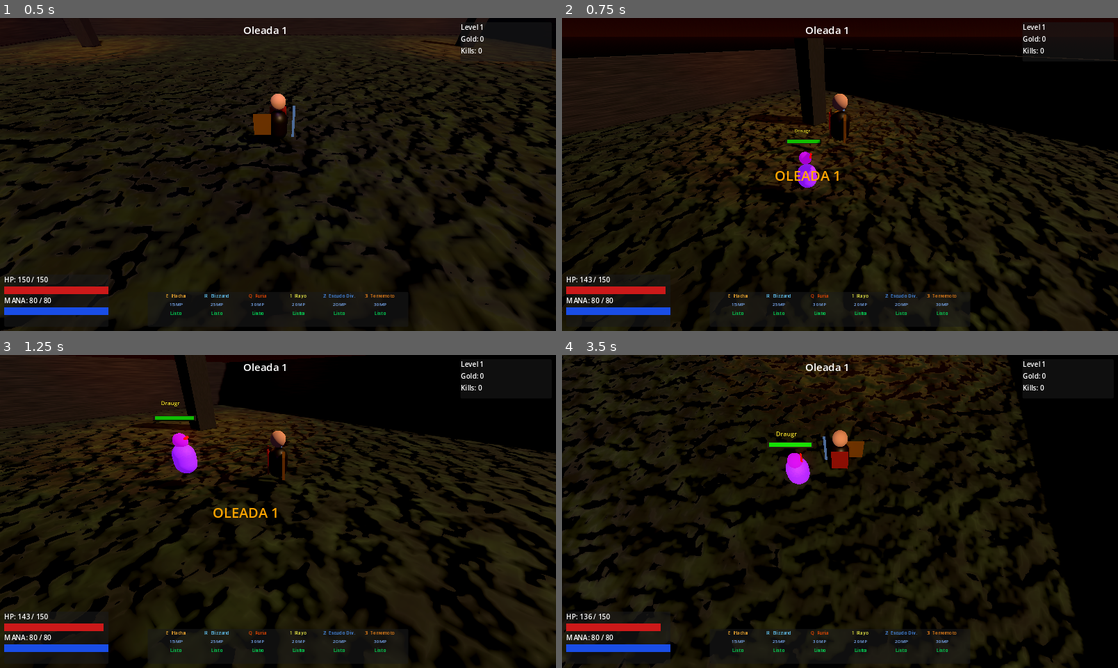
Above: before the commit, frames 1-4 (two rows, left to right).
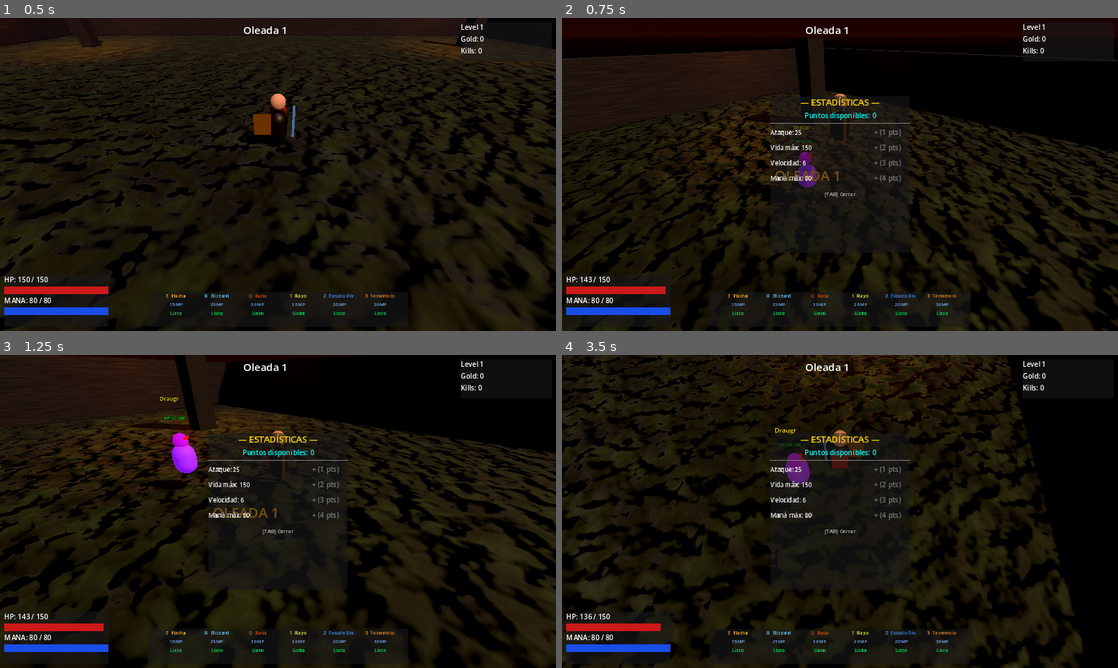
Above: after the commit, the same moments.

Repository: maicolrtu531-lab/michael
Game: Godot game, scene res://scenes/world/main.tscn
Two runs of this game, one before a commit and one after it. Both use one fixed random seed, a clock stepped at 60 frames per second and the inputs below.
Inputs (mouse positions are in pixels of both pictures, inside the frame that each line leads up to):
- Up to frame 1 (0.5 s): no input
- Up to frame 2 (0.75 s): tap Enter (ui_accept) at 0.5 s; move the mouse to (962, 158) at 0.52 s; hold D (move_right) from 0.53 s (still down); hold Enter (ui_accept) from 0.53 s (still down); tap Tab at 0.6 s
- Up to frame 3 (1.25 s): keep holding D (move_right); keep holding Enter (ui_accept)
- Up to frame 4 (3.5 s): move the mouse to (728, 527) at 1.27 s; release D (move_right) at 1.28 s; release Enter (ui_accept) at 1.28 s; hold Down (ui_down) 1.28-2.03 s; tap Enter (ui_accept) at 1.35, 1.52, 1.82, 3.02, 3.32 s; tap Tab at 1.55, 3.05 s; move the mouse to (895, 442) at 2.02 s; hold D (move_right) 2.03-2.78 s; hold Enter (ui_accept) 2.03-2.78 s; right-click (895, 442) at 2.1 s; move the mouse to (812, 574) at 2.77 s; hold Up (ui_up) from 2.78 s (still down); click (812, 574) at 2.85 s

Frame 1 is identical in both runs. In frame 2, 1.7% of the frame differs, in the area x 37-63%, y 24-58%; in frame 3, 1.3%; in frame 4, 1.6%.

Commit message:
feat: add enemy HP bars (Label3D) and wired stats menu (TAB)
- Replace unreliable MeshInstance3D billboard HP bars with Label3D overhead UI
  on all enemies — name + HP text with color shift green→red based on ratio
- Rewrite stats_menu.gd as fully programmatic CanvasLayer (no @onready deps)
  with 4 upgradeable stats: Fuerza, Vitalidad, Agilidad, Inteligencia
- Add StatsMenu CanvasLayer node to main.tscn and connect to player in game_manager
- Add TAB input action to project.godot (physical_keycode 4194306) for stats toggle
- Wire stats_menu.connect_player(player) in game_manager._ready()

Story: enemy-overhead-ui + player-stats-menu

Diff:
--- a/godot-wrath/project.godot
+++ b/godot-wrath/project.godot
@@ -88,6 +88,11 @@
 "events": [Object(InputEventKey,"resource_local_to_scene":false,"resource_name":"","device":-1,"window_id":0,"alt_pressed":false,"shift_pressed":false,"ctrl_pressed":false,"meta_pressed":false,"pressed":false,"keycode":0,"physical_keycode":81,"key_label":0,"unicode":113,"echo":false,"script":null)
 ]
 }
+open_stats={
+"deadzone": 0.5,
+"events": [Object(InputEventKey,"resource_local_to_scene":false,"resource_name":"","device":-1,"window_id":0,"alt_pressed":false,"shift_pressed":false,"ctrl_pressed":false,"meta_pressed":false,"pressed":false,"keycode":0,"physical_keycode":4194306,"key_label":0,"unicode":0,"echo":false,"script":null)
+]
+}
 
 [physics]
 
--- a/godot-wrath/scenes/world/main.tscn
+++ b/godot-wrath/scenes/world/main.tscn
@@ -1,8 +1,9 @@
-[gd_scene load_steps=22 format=3]
+[gd_scene load_steps=23 format=3]
 
 [ext_resource type="Script" path="res://scripts/world/game_manager.gd" id="1"]
 [ext_resource type="Script" path="res://scripts/ui/hud.gd" id="2"]
 [ext_resource type="PackedScene" path="res://scenes/player/player.tscn" id="3"]
+[ext_resource type="Script" path="res://scripts/ui/stats_menu.gd" id="4"]
 
 [sub_resource type="FastNoiseLite" id="Noise_ground"]
 noise_type = 1
@@ -236,6 +237,9 @@
 [node name="HUD" type="CanvasLayer" parent="."]
 script = ExtResource("2")
 
+[node name="StatsMenu" type="CanvasLayer" parent="."]
+script = ExtResource("4")
+
 [node name="SpawnPoints" type="Node3D" parent="."]
 
 [node name="SP1" type="Marker3D" parent="SpawnPoints"]
--- a/godot-wrath/scripts/enemies/enemy_base.gd
+++ b/godot-wrath/scripts/enemies/enemy_base.gd
@@ -26,7 +26,8 @@
 @onready var mesh : MeshInstance3D = $Mesh
 
 # UI nodes created at runtime
-var name_label  : Label3D        = null
+var name_label  : Label3D = null
+var hp_label    : Label3D = null
 var hp_bar_bg   : MeshInstance3D = null
 var hp_bar_fg   : MeshInstance3D = null
 var hp_bar_mat  : StandardMaterial3D = null
@@ -49,57 +50,37 @@
 
 	# Name label
 	name_label = Label3D.new()
-	name_label.text       = enemy_name
-	name_label.font_size  = 28
-	name_label.modulate   = Color(1.0, 0.9, 0.2, 1)
-	name_label.outline_size = 6
-	name_label.outline_modulate = Color(0, 0, 0, 1)
-	name_label.billboard  = BaseMaterial3D.BILLBOARD_ENABLED
-	name_label.no_depth_test = true
-	name_label.position   = Vector3(0, bar_height + 0.35, 0)
+	name_label.text              = enemy_name
+	name_label.font_size         = 28
+	name_label.modulate          = Color(1.0, 0.9, 0.2, 1)
+	name_label.outline_size      = 6
+	name_label.outline_modulate  = Color(0, 0, 0, 1)
+	name_label.billboard         = BaseMaterial3D.BILLBOARD_ENABLED
+	name_label.no_depth_test     = true
+	name_label.position          = Vector3(0, bar_height + 0.45, 0)
 	add_child(name_label)
 
-	# HP bar background (gray)
-	hp_bar_bg = MeshInstance3D.new()
-	var bg_mesh    = BoxMesh.new()
-	bg_mesh.size   = Vector3(1.1, 0.14, 0.02)
-	hp_bar_bg.mesh = bg_mesh
-	var bg_mat           = StandardMaterial3D.new()
-	bg_mat.albedo_color  = Color(0.15, 0.15, 0.15, 1)
-	bg_mat.billboard_mode = BaseMaterial3D.BILLBOARD_ENABLED
-	bg_mat.no_depth_test = true
-	hp_bar_bg.set_surface_override_material(0, bg_mat)
-	hp_bar_bg.position = Vector3(0, bar_height, 0)
-	add_child(hp_bar_bg)
-
-	# HP bar foreground (red/green)
-	hp_bar_fg = MeshInstance3D.new()
-	var fg_mesh    = BoxMesh.new()
-	fg_mesh.size   = Vector3(1.0, 0.10, 0.03)
-	hp_bar_fg.mesh = fg_mesh
-	hp_bar_mat           = StandardMaterial3D.new()
-	hp_bar_mat.albedo_color  = Color(0.0, 0.85, 0.1, 1)
-	hp_bar_mat.billboard_mode = BaseMaterial3D.BILLBOARD_ENABLED
-	hp_bar_mat.no_depth_test = true
-	hp_bar_mat.emission_enabled = true
-	hp_bar_mat.emission = Color(0.0, 0.5, 0.05, 1)
-	hp_bar_mat.emission_energy_multiplier = 0.5
-	hp_bar_fg.set_surface_override_material(0, hp_bar_mat)
-	hp_bar_fg.position = Vector3(0, bar_height, 0.01)
-	add_child(hp_bar_fg)
+	# HP as Label3D (reliable in Godot 4.6)
+	hp_label = Label3D.new()
+	hp_label.text             = "HP: %d / %d" % [hp, max_hp]
+	hp_label.font_size        = 20
+	hp_label.modulate         = Color(0.2, 1.0, 0.3, 1)
+	hp_label.outline_size     = 4
+	hp_label.outline_modulate = Color(0, 0, 0, 1)
+	hp_label.billboard        = BaseMaterial3D.BILLBOARD_ENABLED
+	hp_label.no_depth_test    = true
+	hp_label.position         = Vector3(0, bar_height, 0)
+	add_child(hp_label)
 
 func _get_bar_height() -> float:
 	return 2.0
 
 func _update_hp_bar() -> void:
-	if not hp_bar_fg or not hp_bar_mat:
+	if not hp_label:
 		return
 	var ratio = clamp(float(hp) / float(max_hp), 0.0, 1.0)
-	hp_bar_fg.scale.x = ratio
-	hp_bar_fg.position.x = (ratio - 1.0) * 0.5  # anchor left
-	var col = Color(1.0 - ratio, ratio * 0.85, 0.05, 1)
-	hp_bar_mat.albedo_color = col
-	hp_bar_mat.emission     = col * 0.5
+	hp_label.text    = "HP: %d / %d" % [hp, max_hp]
+	hp_label.modulate = Color(1.0 - ratio, ratio * 0.85 + 0.1, 0.1, 1)
 
 func _physics_process(delta: float) -> void:
 	if is_dead:
@@ -223,9 +204,8 @@
 			mat.transparency = BaseMaterial3D.TRANSPARENCY_ALPHA
 			var orig = mat.albedo_color
 			t.tween_method(func(a: float): mat.albedo_color = Color(orig.r, orig.g, orig.b, a), 1.0, 0.0, 0.3)
-	if name_label:  name_label.visible  = false
-	if hp_bar_bg:   hp_bar_bg.visible   = false
-	if hp_bar_fg:   hp_bar_fg.visible   = false
+	if name_label: name_label.visible = false
+	if hp_label:   hp_label.visible   = false
 	emit_signal("died", self)
 	if player and player.has_method("on_enemy_killed"):
 		player.on_enemy_killed(exp_reward, gold_reward)
--- a/godot-wrath/scripts/ui/stats_menu.gd
+++ b/godot-wrath/scripts/ui/stats_menu.gd
@@ -1,79 +1,126 @@
 extends CanvasLayer
 
-@onready var panel       : Panel    = $Panel
-@onready var points_lbl  : Label    = $Panel/PointsLabel
-@onready var str_lbl     : Label    = $Panel/StrRow/ValueLabel
-@onready var vit_lbl     : Label    = $Panel/VitRow/ValueLabel
-@onready var agi_lbl     : Label    = $Panel/AgiRow/ValueLabel
-@onready var int_lbl     : Label    = $Panel/IntRow/ValueLabel
-@onready var str_cost    : Label    = $Panel/StrRow/CostLabel
-@onready var vit_cost    : Label    = $Panel/VitRow/CostLabel
-@onready var agi_cost    : Label    = $Panel/AgiRow/CostLabel
-@onready var int_cost    : Label    = $Panel/IntRow/CostLabel
+var player : Node = null
+var visible_flag : bool = false
 
-var player    : Node   = null
-var selected  : int    = 0
-var stat_keys : Array  = ["Fuerza", "Vitalidad", "Agilidad", "Inteligencia"]
+var panel       : PanelContainer
+var points_lbl  : Label
+var stat_labels : Array = []
+var stat_btns   : Array = []
+
+const STATS = [
+	{"key": "Fuerza",        "var": "base_damage", "inc": 4,   "label": "Ataque"},
+	{"key": "Vitalidad",     "var": "max_hp",      "inc": 25,  "label": "Vida máx"},
+	{"key": "Agilidad",      "var": "move_speed",  "inc": 0.6, "label": "Velocidad"},
+	{"key": "Inteligencia",  "var": "max_mana",    "inc": 12,  "label": "Maná máx"},
+]
 
 func _ready() -> void:
+	_build_ui()
+
+func _build_ui() -> void:
+	panel = PanelContainer.new()
+	panel.anchor_left   = 0.5
+	panel.anchor_right  = 0.5
+	panel.anchor_top    = 0.5
+	panel.anchor_bottom = 0.5
+	panel.offset_left   = -160
+	panel.offset_right  = 160
+	panel.offset_top    = -180
+	panel.offset_bottom = 180
 	panel.visible = false
+	add_child(panel)
+
+	var vbox = VBoxContainer.new()
+	panel.add_child(vbox)
+
+	var title = Label.new()
+	title.text = "— ESTADÍSTICAS —"
+	title.add_theme_font_size_override("font_size", 20)
+	title.add_theme_color_override("font_color", Color.GOLD)
+	title.horizontal_alignment = HORIZONTAL_ALIGNMENT_CENTER
+	vbox.add_child(title)
+
+	points_lbl = Label.new()
+	points_lbl.text = "Puntos: 0"
+	points_lbl.add_theme_color_override("font_color", Color.CYAN)
+	points_lbl.horizontal_alignment = HORIZONTAL_ALIGNMENT_CENTER
+	vbox.add_child(points_lbl)
+
+	vbox.add_child(HSeparator.new())
+
+	for i in range(STATS.size()):
+		var s    = STATS[i]
+		var hbox = HBoxContainer.new()
+		vbox.add_child(hbox)
+
+		var lbl = Label.new()
+		lbl.custom_minimum_size = Vector2(220, 0)
+		lbl.text = "%s: —" % s["label"]
+		lbl.add_theme_font_size_override("font_size", 14)
+		hbox.add_child(lbl)
+		stat_labels.append(lbl)
+
+		var btn = Button.new()
+		btn.text = "+ (%d pts)" % (i + 1)
+		btn.custom_minimum_size = Vector2(90, 0)
+		var idx = i
+		btn.pressed.connect(func(): _upgrade(idx))
+		hbox.add_child(btn)
+		stat_btns.append(btn)
+
+	vbox.add_child(HSeparator.new())
+
+	var close_lbl = Label.new()
+	close_lbl.text = "[TAB] Cerrar"
+	close_lbl.add_theme_font_size_override("font_size", 12)
+	close_lbl.add_theme_color_override("font_color", Color(0.7, 0.7, 0.7, 1))
+	close_lbl.horizontal_alignment = HORIZONTAL_ALIGNMENT_CENTER
+	vbox.add_child(close_lbl)
 
 func connect_player(p: Node) -> void:
 	player = p
 
 func toggle() -> void:
-	panel.visible = not panel.visible
-	if panel.visible:
+	visible_flag = not visible_flag
+	panel.visible = visible_flag
+	if visible_flag:
 		_refresh()
 
 func _input(event: InputEvent) -> void:
-	if not panel.visible:
-		return
-	if event.is_action_pressed("ui_up"):
-		selected = (selected - 1 + stat_keys.size()) % stat_keys.size()
-		_refresh()
-	elif event.is_action_pressed("ui_down"):
-		selected = (selected + 1) % stat_keys.size()
-		_refresh()
-	elif event.is_action_pressed("ui_accept"):
-		_upgrade_selected()
-	elif event.is_action_pressed("ui_cancel"):
-		panel.visible = false
+	if event.is_action_pressed("ui_cancel") and visible_flag:
+		toggle()
 
-func _upgrade_selected() -> void:
+func _upgrade(idx: int) -> void:
 	if not player:
 		return
-	var key       = stat_keys[selected]
-	var cur_level = player.stats[key]
-	var cost      = cur_level  # cost = current level in that stat
-
+	var s    = STATS[idx]
+	var cost = idx + 1
 	if player.stat_points < cost:
 		return
-
-	player.stat_points  -= cost
-	player.stats[key]   += 1
-
-	match key:
-		"Fuerza":       player.base_damage += 4
+	player.stat_points -= cost
+	match s["key"]:
 		"Vitalidad":
-			player.max_hp += 25
-			player.hp      = min(player.hp + 25, player.max_hp)
-		"Agilidad":     player.move_speed  += 0.6
-		"Inteligencia": player.max_mana    += 12
+			player.max_hp = player.max_hp + 25
+			player.hp     = min(player.hp + 25, player.max_hp)
+			player.emit_signal("health_changed", player.hp, player.max_hp)
+		_:
+			player.set(s["var"], player.get(s["var"]) + s["inc"])
 	_refresh()
 
 func _refresh() -> void:
 	if not player:
 		return
 	points_lbl.text = "Puntos disponibles: %d" % player.stat_points
-	var labels = [str_lbl, vit_lbl, agi_lbl, int_lbl]
-	var costs  = [str_cost, vit_cost, agi_cost, int_cost]
-	for i in range(stat_keys.size()):
-		var key = stat_keys[i]
-		var cur = player.stats[key]
-		labels[i].text = "%s: %d" % [key, cur]
-		costs[i].text  = "(costo: %d pts)" % cur
-		# Highlight selected
-		var color = Color.GOLD if i == selected else Color.WHITE
-		labels[i].modulate = color
-		costs[i].modulate  = color
+	var vals = [
+		player.base_damage,
+		player.max_hp,
+		player.move_speed,
+		player.max_mana,
+	]
+	for i in range(STATS.size()):
+		var s    = STATS[i]
+		var cost = i + 1
+		stat_labels[i].text = "%s: %s" % [s["label"], str(vals[i])]
+		stat_btns[i].text   = "+ (%d pts)" % cost
+		stat_btns[i].disabled = player.stat_points < cost
--- a/godot-wrath/scripts/world/game_manager.gd
+++ b/godot-wrath/scripts/world/game_manager.gd
@@ -8,6 +8,7 @@
 
 var player       : Node3D = null
 var hud          : CanvasLayer = null
+var stats_menu   : CanvasLayer = null
 var spawn_points : Node3D = null
 
 signal wave_started(wave_number)
@@ -30,6 +31,7 @@
 func _ready() -> void:
 	player       = get_node_or_null("Player")
 	hud          = get_node_or_null("HUD")
+	stats_menu   = get_node_or_null("StatsMenu")
 	spawn_points = get_node_or_null("SpawnPoints")
 
 	if player:
@@ -40,6 +42,9 @@
 
 	if hud and player:
 		hud.connect_player(player)
+
+	if stats_menu and player:
+		stats_menu.connect_player(player)
 
 	await get_tree().create_timer(0.5).timeout
 	_start_wave(0)
@@ -59,6 +64,9 @@
 	if event is InputEventKey and event.pressed:
 		if event.keycode == KEY_ESCAPE:
 			get_tree().quit()
+		elif event.keycode == KEY_TAB:
+			if stats_menu:
+				stats_menu.toggle()
 
 func _start_wave(wave_idx: int) -> void:
 	emit_signal("wave_started", wave_idx + 1)
